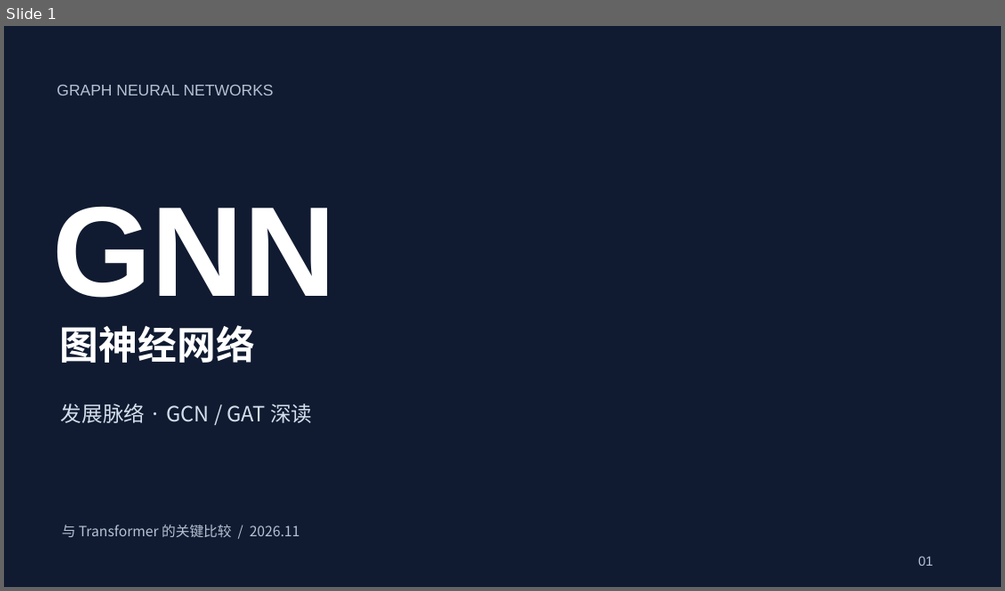
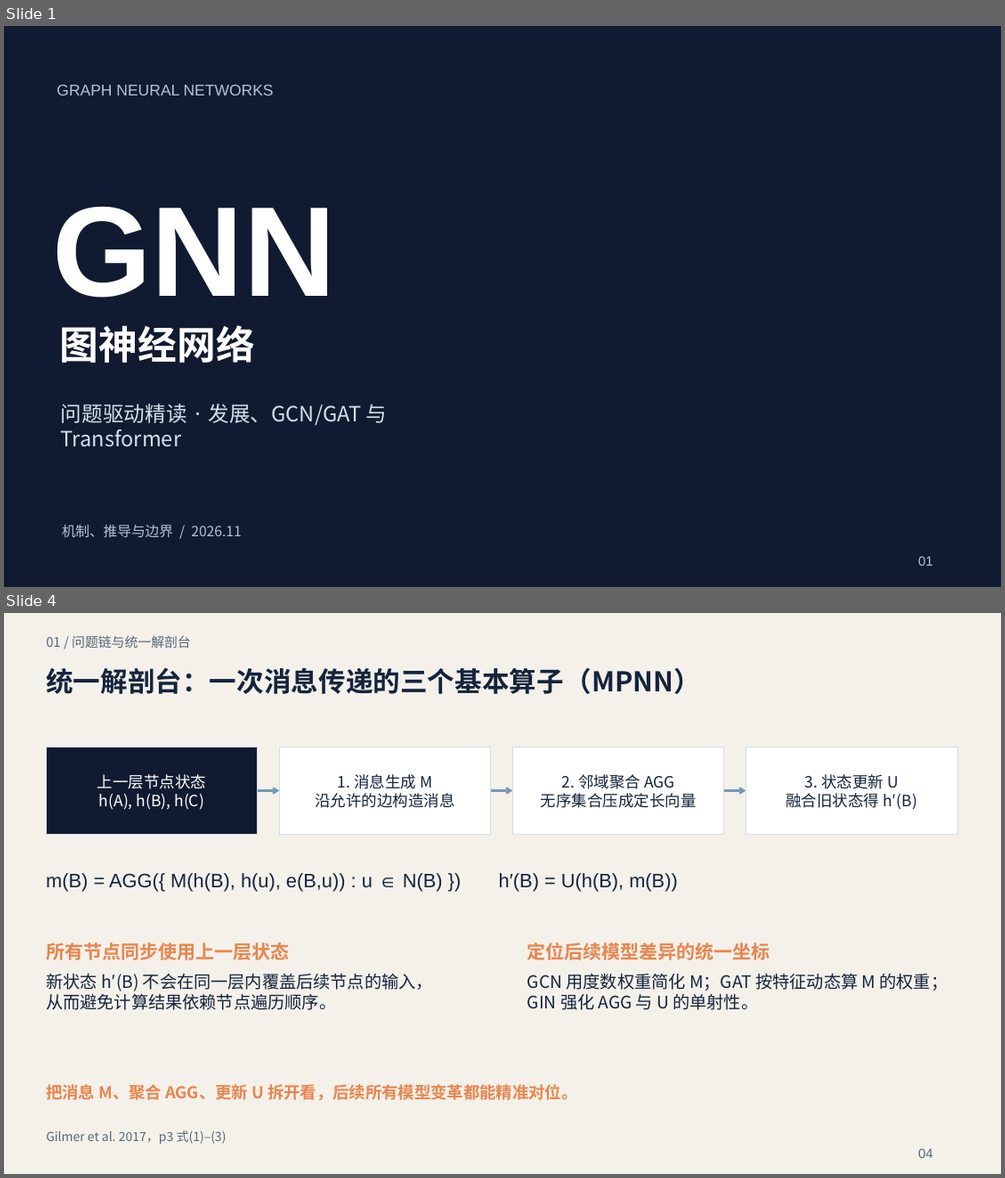
Before and after one commit to guozongzhi/GNN, a slide deck: outputs/presentations/GNN-原理与关键论文.pptx. Shown one above the other, each under a label of ours: slide 1 before the commit, slides 1 and 4 after it; the slides between them are not shown. The pictures are 1005x591 and 1005x1178 pixels, drawn with LibreOffice and Linux fonts; fonts in the diff are those of the drawing; background and template pictures are left out. Boxes give left, top, right and bottom in pixels: in the first picture for what was removed or moved away, otherwise in the second. Text is boxed around its words. In the diff, an @@ line names an element or a change of style, - is before the commit and + after.

```diff
--- a/outputs/presentations/GNN-原理与关键论文.pptx
+++ b/outputs/presentations/GNN-原理与关键论文.pptx
@@ slide 4 added at [4,613,1001,1174], background #F4F1EA @@
@@ text added at [46,635,191,648], 12.8 pt, text #586778 @@
+01 / 问题链与统一解剖台
@@ text added at [46,668,701,694], 26.2 pt, text #14243D, bold @@
+统一解剖台：一次消息传递的三个基本算子（MPNN）
@@ rectangle added at [46,747,258,835], fill #101B31, outline #D5DCE3 0.75 pt, 15 pt, text #FFFFFF @@
+上一层节点状态
+h(A), h(B), h(C)
@@ rectangle added at [279,747,491,835], fill #FFFFFF, outline #D5DCE3 0.75 pt, 15 pt, text #14243D @@
+1. 消息生成 M
+沿允许的边构造消息
@@ rectangle added at [512,747,724,835], fill #FFFFFF, outline #D5DCE3 0.75 pt, 15 pt, text #14243D @@
+2. 邻域聚合 AGG
+无序集合压成定长向量
@@ rectangle added at [745,747,957,835], fill #FFFFFF, outline #D5DCE3 0.75 pt, 15 pt, text #14243D @@
+3. 状态更新 U
+融合旧状态得 h′(B)
@@ arrow added from (258, 791) to (279, 791), #7199B8 1.88 pt @@
@@ arrow added from (491, 791) to (512, 791), #7199B8 1.88 pt @@
@@ arrow added from (724, 791) to (745, 791), #7199B8 1.88 pt @@
@@ text added at [46,873,678,892], 18.8 pt, text #14243D @@
+m(B) = AGG({ M(h(B), h(u), e(B,u)) : u ∈ N(B) }) h′(B) = U(h(B), m(B))
@@ text added at [46,942,289,960], 18 pt, text #EA854C, bold @@
+所有节点同步使用上一层状态
@@ text added at [527,942,770,960], 18 pt, text #EA854C, bold @@
+定位后续模型差异的统一坐标
@@ text added at [46,973,433,1010], 16.5 pt, text #14243D @@
+新状态 h′(B) 不会在同一层内覆盖后续节点的输入，
+从而避免计算结果依赖节点遍历顺序。
@@ text added at [527,973,948,1010], 16.5 pt, text #14243D @@
+GCN 用度数权重简化 M；GAT 按特征动态算 M 的权重；GIN 强化 AGG 与 U 的单射性。
@@ text added at [46,1084,577,1101], 15.8 pt, text #EA854C, bold @@
+把消息 M、聚合 AGG、更新 U 拆开看，后续所有模型变革都能精准对位。
@@ text added at [46,1130,226,1143], 12 pt, text #586778 @@
+Gilmer et al. 2017，p3 式(1)–(3)
@@ text added at [918,1148,933,1158], 12.8 pt, text #586778 @@
+04
@@ slide 1 changed as well @@
@@ text at [61,403,388,447]: text changed @@
-发展脉络 · GCN / GAT 深读
+问题驱动精读 · 发展、GCN/GAT 与 Transformer
@@ text at [62,524,242,537]: text changed @@
-与 Transformer 的关键比较 / 2026.11
+机制、推导与边界 / 2026.11
```
Also in this commit, not shown: 7 other slides changed, 24 other slides added, 18 slides removed, 5 other files.
